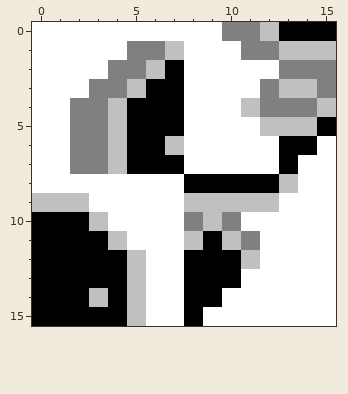
Pixel-art sprite: src/res/SpriteTiles.png. Above: the version before the commit.
The file is 16x16 pixels.
The result:
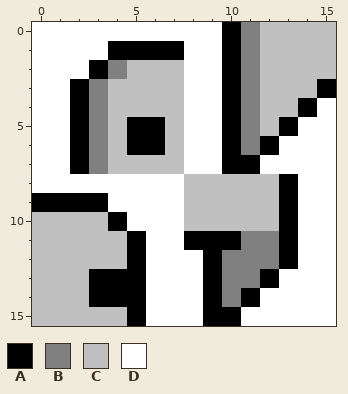
Palette (. is transparent): A #000000  B #808080  C #c0c0c0  D #ffffff
What changed:
{"y":0,"x":10,"old":"B","new":"A"}
{"y":0,"x":13,"old":"AAA","new":"CCC"}
{"y":1,"x":4,"old":"DBBC","new":"AAAA"}
{"y":1,"x":10,"old":"D","new":"A"}
{"y":1,"x":12,"old":"B","new":"C"}
{"y":2,"x":3,"old":"D","new":"A"}
{"y":2,"x":5,"old":"B","new":"C"}
{"y":2,"x":7,"old":"A","new":"C"}
{"y":2,"x":10,"old":"DDDBBB","new":"ABCCCC"}
{"y":3,"x":2,"old":"D","new":"A"}
{"y":3,"x":4,"old":"B","new":"C"}
{"y":3,"x":6,"old":"AA","new":"CC"}
{"y":3,"x":10,"old":"DDB","new":"ABC"}
{"y":3,"x":15,"old":"B","new":"A"}
{"y":4,"x":2,"old":"B","new":"A"}
{"y":4,"x":5,"old":"AAA","new":"CCC"}
{"y":4,"x":10,"old":"DCBBBC","new":"ABCCAD"}
{"y":5,"x":2,"old":"B","new":"A"}
{"y":5,"x":7,"old":"A","new":"C"}
{"y":5,"x":10,"old":"DD","new":"AB"}
{"y":5,"x":13,"old":"CCA","new":"ADD"}
{"y":6,"x":2,"old":"B","new":"A"}
{"y":6,"x":10,"old":"DDDAA","new":"ABADD"}
{"y":7,"x":2,"old":"B","new":"A"}
{"y":7,"x":5,"old":"AAA","new":"CCC"}
{"y":7,"x":10,"old":"DD","new":"AA"}
{"y":7,"x":13,"old":"A","new":"D"}
{"y":8,"x":8,"old":"AAAAAC","new":"CCCCCA"}
{"y":9,"x":0,"old":"CCCD","new":"AAAA"}
{"y":9,"x":13,"old":"D","new":"A"}
{"y":10,"x":0,"old":"AAA","new":"CCC"}
{"y":10,"x":4,"old":"D","new":"A"}
{"y":10,"x":8,"old":"B","new":"C"}
{"y":10,"x":10,"old":"BDDD","new":"CCCA"}
{"y":11,"x":0,"old":"AAAA","new":"CCCC"}
{"y":11,"x":5,"old":"D","new":"A"}
{"y":11,"x":8,"old":"C","new":"A"}
{"y":11,"x":10,"old":"C","new":"A"}
{"y":11,"x":12,"old":"DD","new":"BA"}
{"y":12,"x":0,"old":"AAAAAC","new":"CCCCCA"}
{"y":12,"x":8,"old":"A","new":"D"}
{"y":12,"x":10,"old":"ACDD","new":"BBBA"}
{"y":13,"x":0,"old":"AAA","new":"CCC"}
{"y":13,"x":5,"old":"C","new":"A"}
{"y":13,"x":8,"old":"A","new":"D"}
{"y":13,"x":10,"old":"ADD","new":"BBA"}
{"y":14,"x":0,"old":"AAAC","new":"CCCA"}
{"y":14,"x":5,"old":"C","new":"A"}
{"y":14,"x":8,"old":"A","new":"D"}
{"y":14,"x":10,"old":"DD","new":"BA"}
{"y":15,"x":0,"old":"AAAAAC","new":"CCCCCA"}
{"y":15,"x":8,"old":"ADD","new":"DAA"}
{"label":"changed","picture_box":[32,22,336,326]}
